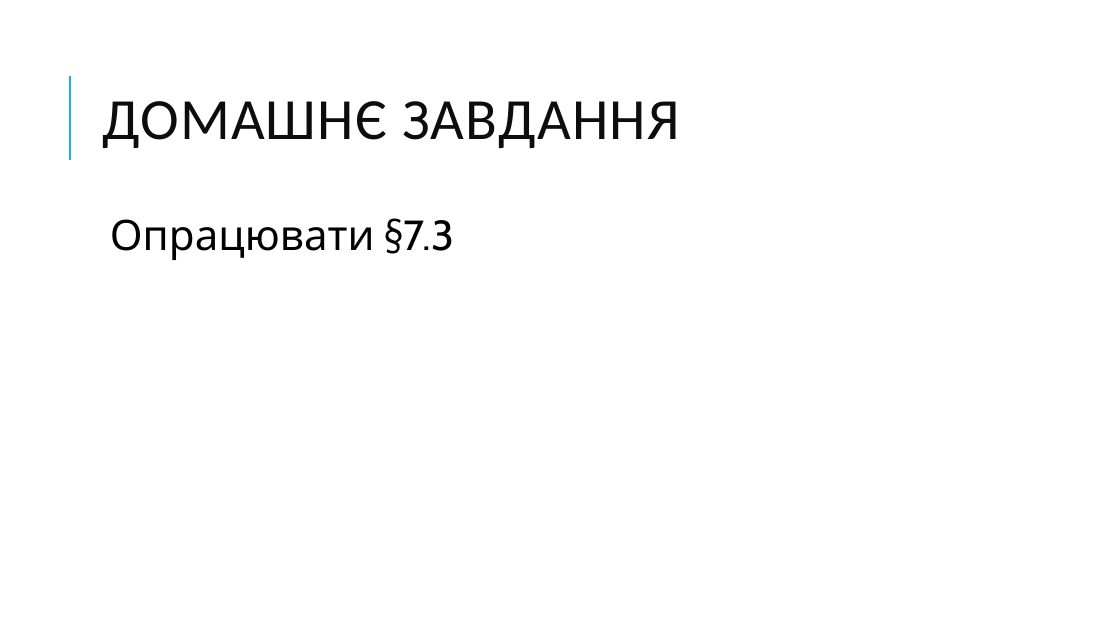
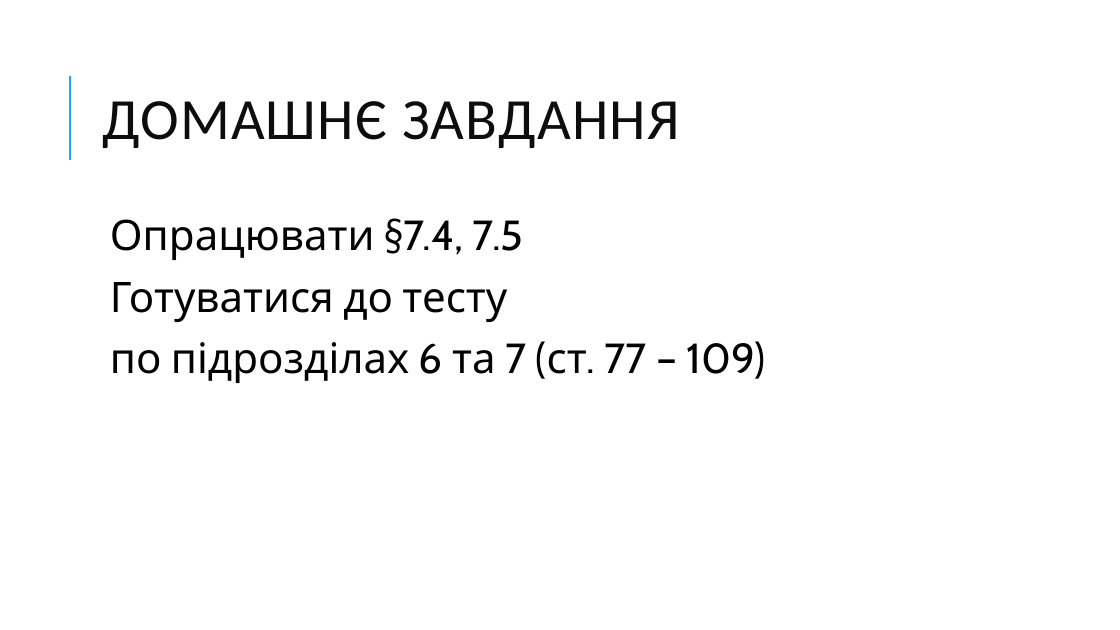
Before and after one commit to Zelenskiy/informatics_10_prof, a slide deck: slide 6 of Урок 45, 46. Створення та використання модулів користувача. Опрацювання виняткових ситуацій/Створення та використання модулів користувача. Опрацювання виняткових ситуацій.pptx. Drawn at 1120x630 pixels with LibreOffice and Linux fonts; fonts in the diff are those of the drawing; background and template pictures are left out. Boxes give left, top, right and bottom in pixels: in the first picture for what was removed or moved away, otherwise in the second. Text is boxed around its words. In the diff, an @@ line names an element or a change of style, - is before the commit and + after.

```diff
--- a/Урок 45, 46. Створення та використання модулів користувача. Опрацювання виняткових ситуацій/Створення та використання модулів користувача. Опрацювання виняткових ситуацій.pptx
+++ b/Урок 45, 46. Створення та використання модулів користувача. Опрацювання виняткових ситуацій/Створення та використання модулів користувача. Опрацювання виняткових ситуацій.pptx
@@ text at bbox=[110, 218, 766, 383]: text changed @@
-  Опрацювати §7.3
+  Опрацювати §7.4, 7.5
+  Готуватися до тесту
+  по підрозділах 6 та 7 (ст. 77 – 109)
```
Also in this commit, not shown: 1 other slide changed, 3 slides added, 3 slides removed, 4 other files.
